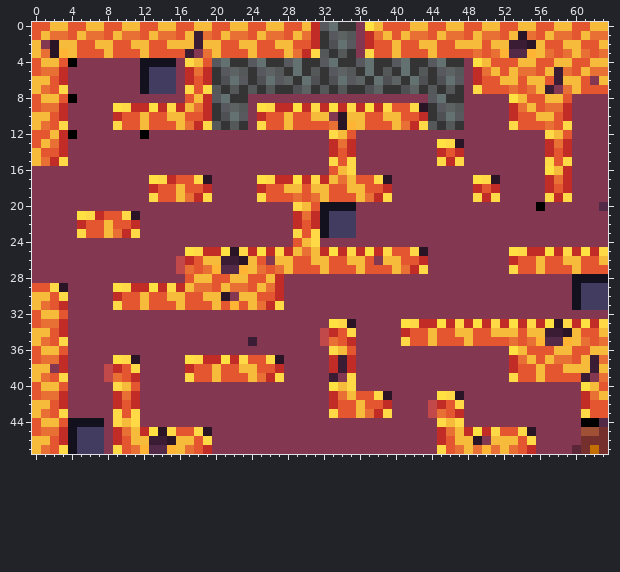
Pixel-art sprite, stored at Maps/7_m.png. The picture above is the old version.
The file is 64x48 pixels. Colours within 5 levels of each other are drawn and written as one.
After the commit:
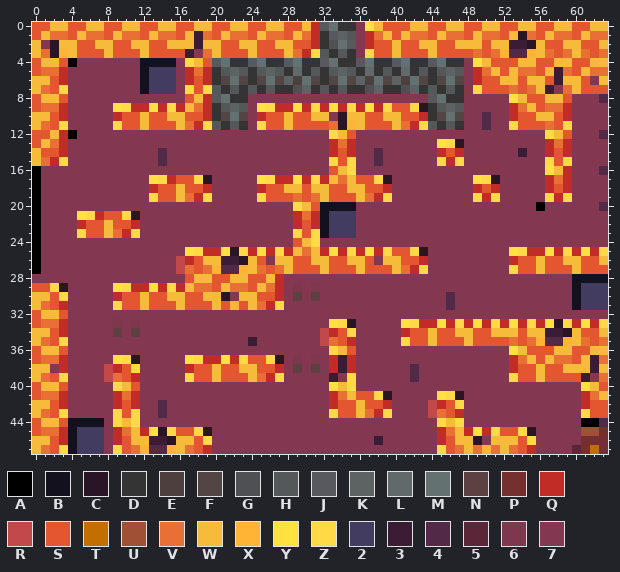
Palette (. is transparent): A #000000  B #13111e  C #291525  D #343434  E #4c3f3d  F #524544  G #4f5054  H #555858  J #57595e  K #5d6262  L #616a6a  M #637171  N #5d4042  P #75302e  Q #c12d26  R #c14949  S #e35630  T #c36e00  U #a05035  V #e97034  W #f7bb3c  X #ffb434  Y #ffe242  Z #ffd946  2 #423c61  3 #3a1d34  4 #522a48  5 #5b2638  6 #7d384e  7 #833750
Edits made:
@@ x 0..63 @@
  4 SWWSA7777777BBBB7ZWSJMDDJMDDJMDDJMDDJMDDJMDDJMDD7YWSSSWWSSWWSSWW
- 5 SVVQ77777777B2227QVQDJKHDJKHDMDHDJKHDMDHDMDHDJKH7QVWSWVVSW3VSWVV
- 6 WWSQ77777777B2227QSQDGMJDGMJKDMGDGMJKDMGKDMGDGMJ7QSSWWSWWS3WWS7W
+ 5 SVVQ77777777B2227QVQDHKHDHKHDLDHDHKHDLDHDLDHDHKH7QVWSWVVSW3VSWVV
+ 6 WWSQ77777777B2227QSQDFMFDFMFKEMFDFMFKEMFKEMFDFMF7QSSWWSWWS3WWS7W
  7 WVSZ77777777B2227ZSZHDHDHDHDDGKDHDHDDGKDDGKDHDHD7ZSSSVSVW37VWSSS
- 8 SWWSA777777777777SWQJMDD77777777777777777777JMDD77777YWSSWWS7777
- 9 SVVQ77777YZQQYQZQWVQDJKH7YZQQYQZQYQZQYQZSSZCDJKH77777QVWSVVQ7777
-10 WWSQ77777QSSWSSWWSSQDGMJ7QSSWSSWW7CWWSSWWSSQDGMJ77777QSSWWSQ7777
-11 WVSZ77777ZSSWSSSWVQZHDHD7ZSSWSSSSVCXWSSSWVQZHDHD77777ZSSSVSZ7777
-12 SSWQA7777777A77777777777777777777ZWS777777777777777777777ZWS7777
+ 8 SWWS7777777777777SWQJMDD77777777777777777777JMDD77777YWSSWWS7774
+ 9 SVVQ77777YZQQYQZQWVQDHKH7YZQQYQZQYQZQYQZSSZCDHKH77777QVWSVVQ7777
+10 WWSQ77777QSSWSSWWSSQDFMF7QSSWSSWW7CWWSSWWSSQDFMF77477QSSWWSQ7777
+11 WVSZ77777ZSSWSSSWVQZHDHD7ZSSWSSSSVCXWSSSWVQZHDHD77477ZSSSVSZ7777
+12 SSWQA7777777777777777777777777777ZWS777777777777777777777ZWS7774
 13 SWVQ77777777777777777777777777777QVQ777777777YZC777777777QVQ7777
-14 WSSQ77777777777777777777777777777QSQ777777777QSQ777777777QSQ7777
-15 WVQZ77777777777777777777777777777ZSZ777777777ZQZ777777777ZSZ7777
-16 777777777777777777777777777777777SWZ777777777777777777777YWQ7777
-17 7777777777777YZQSSZC77777YZQQYQZQWVWSSZC777777777YZC77777QVQ7777
-18 7777777777777QSSWSSQ77777QSSWWSWWSSWWSSQ777777777QSQ77777QSQ7777
-19 7777777777777ZSSWVQZ77777ZSSSVSVWSSSWVQZ777777777ZQZ77777ZQZ7777
-20 77777777777777777777777777777ZWSBBBB77777777777777777777A7777774
-21 77777YZQSSZC77777777777777777QVQB2227777777777777777777777777777
-22 77777QSSWSSQ77777777777777777QSQB2227777777777777777777777777777
-23 77777ZSSWVQZ77777777777777777ZSZB2227777777777777777777777777777
-24 77777777777777777777777777777SWZ77777777777777777777777777777777
-25 77777777777777777YZQQYCZQYQZQWVWQYQZQYQZSSZC777777777YZQQYQZQYQZ
-26 7777777777777777RQSWW33CWS7WWSSWWSSWWS7WWSSQ777777777QSSWSSWWSSW
-27 7777777777777777RVSVX44XWVSVWSSSWSSSWSSSWVQZ777777777ZSSWSSSWSSS
+14 WSSQ77777777774777777777777777777QSQ774777777QSQ777777377QSQ7777
+15 WVQZ77777777774777777777777777777ZSZ774777777ZQZ777777777ZSZ7777
+16 A77777777777777777777777777777777SWZ777777777777777777777YWQ7774
+17 A777777777777YZQSSZC77777YZQQYQZQWVWSSZC777777777YZC77777QVQ7777
+18 A777777777777QSSWSSQ77777QSSWWSWWSSWWSSQ777777777QSQ77777QSQ7777
+19 A777777777777ZSSWVQZ77777ZSSSVSVWSSSWVQZ777777777ZQZ77777ZQZ7777
+20 A7777777777777777777777777777ZWSBBBB77777777777777777777A7777774
+21 A7777YZQSSZC77777777777777777QVQB2227777777777777777777777777777
+22 A7777QSSWSSQ77777777777777777QSQB2227777777777777777777777777777
+23 A7777ZSSWVQZ77777777777777777ZSZB2227777777777777777777777777777
+24 A7777777777777777777777777777SWZ77777777777777777777777777777777
+25 A7777777777777777YZQQYCZQYQZQWVWQYQZQYQZSSZC777777777YZQQYQZQYQZ
+26 A777777777777777RQSWW33CWS7WWSSWWSSWWS7WWSSQ777777777QSSWSSWWSSW
+27 A777777777777777RVSVX44XWVSVWSSSWSSSWSSSWVQZ777777777ZSSWSSSWSSS
 28 77777777777777777SWWSSWWSSWQ77777777777777777777777777777777BBBB
-29 SSZC77777YZQQYQZQWVVSWVVSWVQ77777777777777777777777777777777B222
-30 WWSZ77777QSSWSSWWSSWWC7WWSSQ77777777777777777777777777777777B222
-31 WVSQ77777ZSSWSSSWSSSWSXSWVQZ77777777777777777777777777777777B222
+29 SSZC77777YZQQYQZQWVVSWVVSWVQ76767777777777777777777777777777B222
+30 WWSZ77777QSSWSSWWSSWWC7WWSSQ7N7N7777777777777747777777777777B222
+31 WVSQ77777ZSSWSSSWSSSWSXSWVQZ77777777777777777747777777777777B222
 32 SWWS777777777777777777777777777777777777777777777777777777777777
-33 SVVQ77777777777777777777777777777YZC77777YZQQYQZQYQZQYQZQYCZQYQZ
-34 WWSQ7777777777777777777777777777RQSZ77777QSSWSSWWSSWWWSWW33CWSSW
+33 SVVQ77777676777777777777777777777YZC77777YZQQYQZQYQZQYQZQYCZQYQZ
+34 WWSQ77777N7N77777777777777777777RQSZ77777QSSWSSWWSSWWWSWW33CWSSW
 35 WVSZ7777777777777777777737777777RVSQ77777ZSSWSSSWSSSSVSVX44XWVSV
 36 SWWS77777777777777777777777777777ZWS77777777777777777YWSSSWWSSWW
-37 SVVQ77777YZC77777YZQQYQZSSZC77777Q3Q77777777777777777QVWSWVVSW3V
-38 WW7Q7777RQSZ77777QSSWSSWWSSQ77777Q3Q77777777777777777QSSWSSWWW3W
-39 WVSZ7777RVSQ77777ZSSWSSSWVQZ7777737Z77777777777777777ZSSWSSSS37V
+37 SVVQ77777YZC77777YZQQYQZSSZC76767Q3Q77777777777777777QVWSWVVSW3V
+38 WW7Q7777RQSZ77777QSSWSSWWSSQ7N7N7Q3Q77777747777777777QSSWSSWWW3W
+39 WVSZ7777RVSQ77777ZSSWSSSWVQZ7777737Z77777747777777777ZSSWSSSS37V
 40 SWWS77777ZWS777777777777777777777YWZ7777777777777777777777777YWS
 41 SVVQ77777QVQ777777777777777777777QVWSSZC77777YZC7777777777777QVW
-42 WWSQ77777QSQ777777777777777777777QSSWSSQ7777RQSZ7777777777777QSS
-43 WVSZ77777ZSZ777777777777777777777ZSSWVQZ7777RVSQ7777777777777ZSS
+42 WWSQ77777QSQ774777777777777777777QSSWSSQ7777RQSZ7777777777777QSS
+43 WVSZ77777ZSZ774777777777777777777ZSSWVQZ7777RVSQ7777777777777ZSS
 44 SWWSBBBB7ZWZ777777777777777777777777777777777ZWZ7777777777777AA4
 45 SVVQB2227QVWQYCZSSZC7777777777777777777777777QVWQYQZSSZC77777UUP
-46 WWSQB2227QSWW33CWWSZ7777777777777777777777777QSWWC7WWWSZ77777PPP
+46 WWSQB2227QSWW33CWWSZ7777777777777777773777777QSWWC7WWWSZ77777PPP
 47 WVSZB2227ZSVX44XWVSQ7777777777777777777777777ZSVWVXVWVSQ77775PTP
